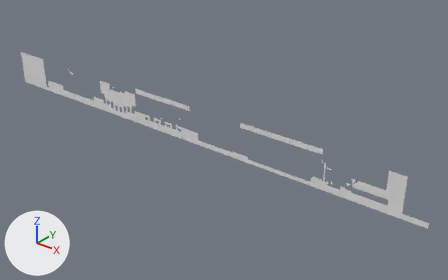
One commit to the OBJ model Dashopolis/Assets/Tiled2Unity/Meshes/JUNGLE.obj: the scene before it, then after it.
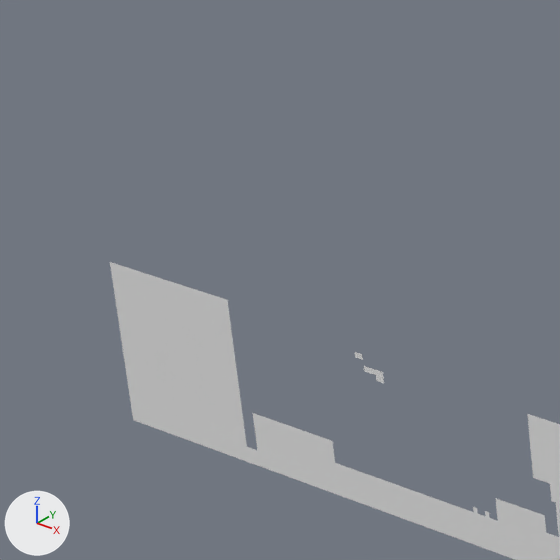
Old and new are each drawn whole from a camera (50 mm lens) standing at (99.7, -320.7, 180.7) and looking at (-170.0, 16.5, -28.4) and again close up on the part from 0% to 24% of the width and 1% to 39% of the height. The lights are fixed; the arrows at lower left show +X, +Y and +Z. Where no turn or scale is listed for an object, it has been applied to the vertices.

Names of what the first close-up shows: 'JUNGLE'.
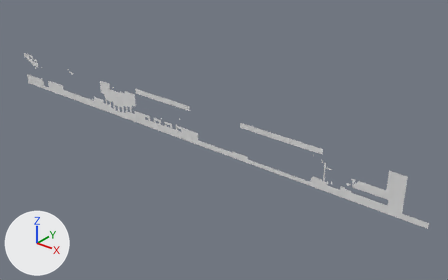
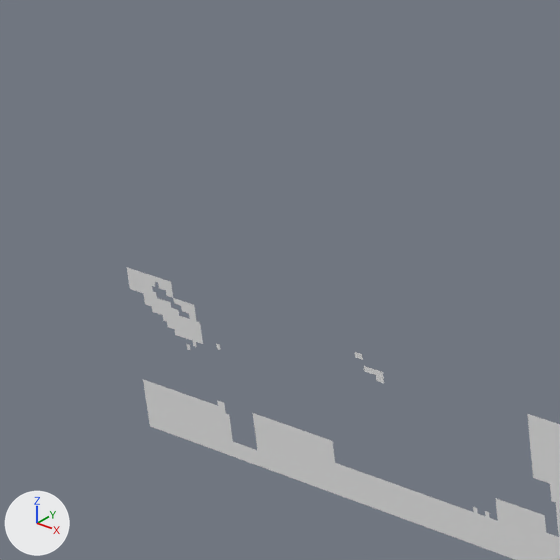
Where the change shows, as pixel boxes (x1, y1, x2, y2) in the close-ups (560 x 560 px):
'JUNGLE', reshaped
    before: (110, 262, 560, 560)
    after: (127, 268, 560, 560)
part 1 of me_jungle, deleted
    before: (110, 262, 247, 446)

The edits, one by one:
me_jungle is used by ob_jungle; location (0.0, 0.0, 0.0).
me_jungle had 5681 vertices, 4865 faces and spanned x -402.0..0.0, y 0.0, z -30.0..0.0.
me_jungle now has 5044 vertices, 4201 faces and spans x -397.0..0.0, y 0.0, z -30.0..0.0.
me_jungle part 1: 637 vertices removed from x -402.0..-368.0, y 0.0, z -30.0..0.0.
